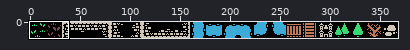
File history of a sprite sheet, tiles/tilesheet.png. The picture above shows the old version from afar; the outline marks the close-up.
Close-up. Before:
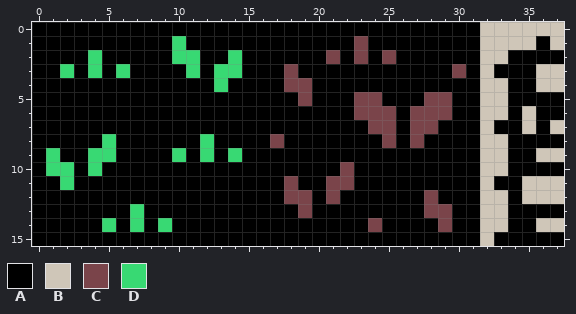
The file is 368x16 pixels. Shown: x 0..37, y 0..15.
Palette (. is transparent): A #000000  B #cfc6b8  C #7a444a  D #38d973
Pixels before, first column x 0:
 0 AAAAAAAAAAAAAAAAAAAAAAAAAAAAAAAABBBBBB
 1 AAAAAAAAAADAAAAAAAAAAAACAAAAAAAABBBBAB
 2 AAAADAAAAADDAADAAAAAACACACAAAAAABBAAAA
 3 AADADADAAAADADDAAACAAAAAAAAAAACABAAABB
 4 AAAAAAAAAAAAADAAAACCAAAAAAAAAAAABBAABB
 5 AAAAAAAAAAAAAAAAAAACAAACCAAACCAABBAAAA
 6 AAAAAAAAAAAAAAAAAAAAAAACCCACCCAABBABAA
 7 AAAAAAAAAAAAAAAAAAAAAAAACCACCAAABAABAB
 8 AAAAADAAAAAADAAAACAAAAAAACACAAAABBAAAA
 9 ADAADDAAAADADADAAAAAAAAAAAAAAAAABBAABB
10 ADDADAAAAAAAAAAAAAAAAACAAAAAAAAABBAAAA
11 AADAAAAAAAAAAAAAAACAACCAAAAAAAAABAABBB
12 AAAAAAAAAAAAAAAAAACCACAAAAAACAAABBABBB
13 AAAAAAADAAAAAAAAAAACAAAAAAAACCAABBAAAA
14 AAAAADADADAAAAAAAAAAAAAACAAAACAABBAABB
15 AAAAAAAAAAAAAAAAAAAAAAAAAAAAAAAABAAAAA
The same view after the edit:
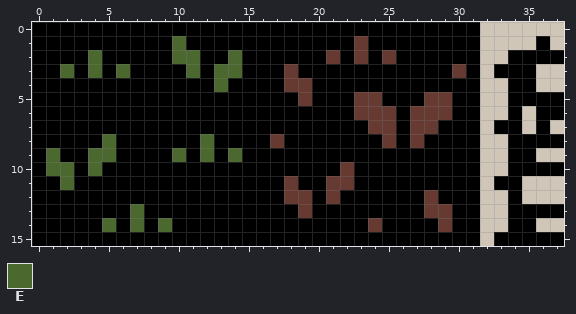
Colours new in this view: E #4b692f
Edits made:
colour C: #7a444a -> #663931
Changed rows in their new state; - is a pixel that keeps its letter.
first column x 2:
 1 --------E----
 2 --E-----EE--E
 3 E-E-E----E-EE
 4 -----------E-
first column x 1:
 8 ----E------E--
 9 E--EE----E-E-E
10 EE-E----------
11 -E------------
13 ------E-------
14 ----E-E-E-----
Boxes around the changes in both close-ups, in picture pixels (x1, y1, x2, y2):
changed: (46, 36, 466, 232)
